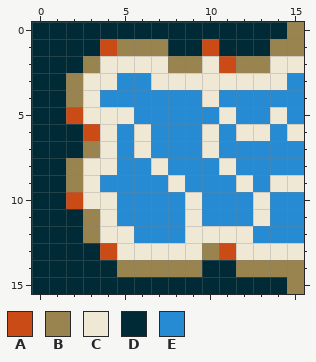
Pixel-art file: ProjectMicro/Assets/Art/Tiles/Water_E.aseprite. The picture above is the old version.
16x16 pixels, 1 frame.
Palette (. is transparent): A #cb4b16  B #99834f  C #eee8d5  D #002b36  E #268bd2
Pixels before, first column x 0:
 0 DDDDDDDDDDDDDDDB
 1 DDDDABBBDDADDDBB
 2 DDDBCCCCBBCABBCC
 3 DDBCCEECCCCCCCCE
 4 DDBCEEEEEECEEEEE
 5 DDACCCEEEEECEECE
 6 DDDACECEEECECCEC
 7 DDDBCECEEECEEEEE
 8 DDBCCEECEEECEEEE
 9 DDBCEEEECEEECECC
10 DDACCEEEECEEECEE
11 DDDBCEEEECEEECEE
12 DDDBCCEEECCCCEEE
13 DDDDACCCCCBACCCC
14 DDDDDBBBBBDDBBBB
15 DDDDDDDDDDDDDDDB
Now the later version:
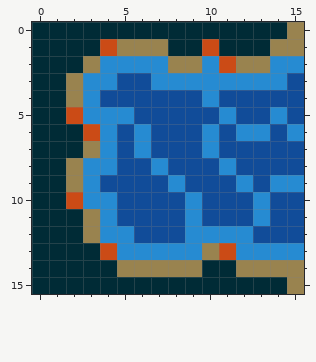
From old to new:
colour C: #eee8d5 -> #268bd2
colour E: #268bd2 -> #114c99
Pixel boxes of the changes (left, top, right, bottom) in both pictures:
changed: (83, 56, 304, 260)
